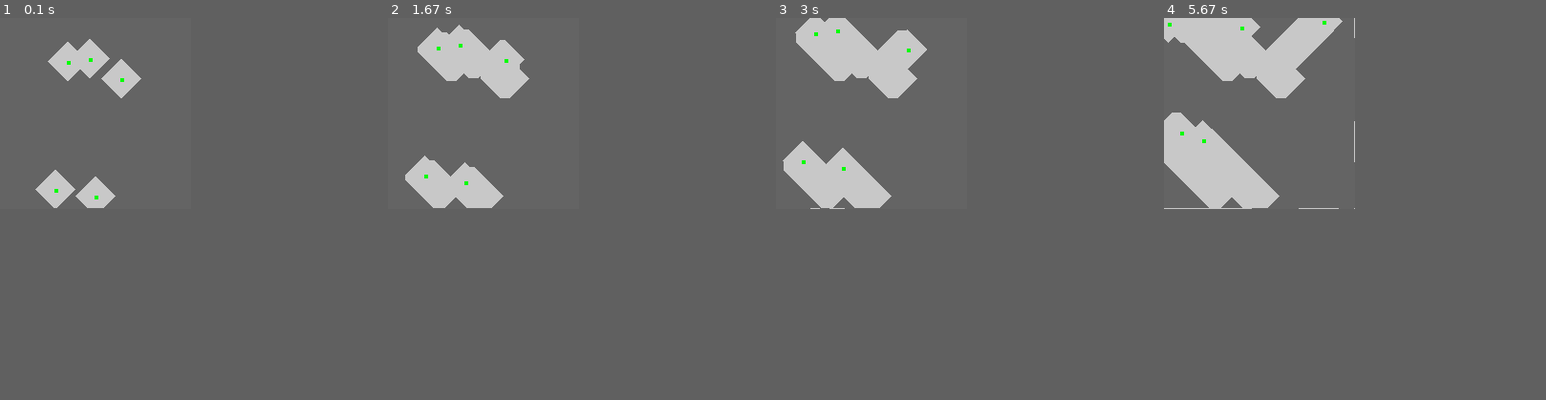
Above: before the commit, frames 1-4 (left to right).
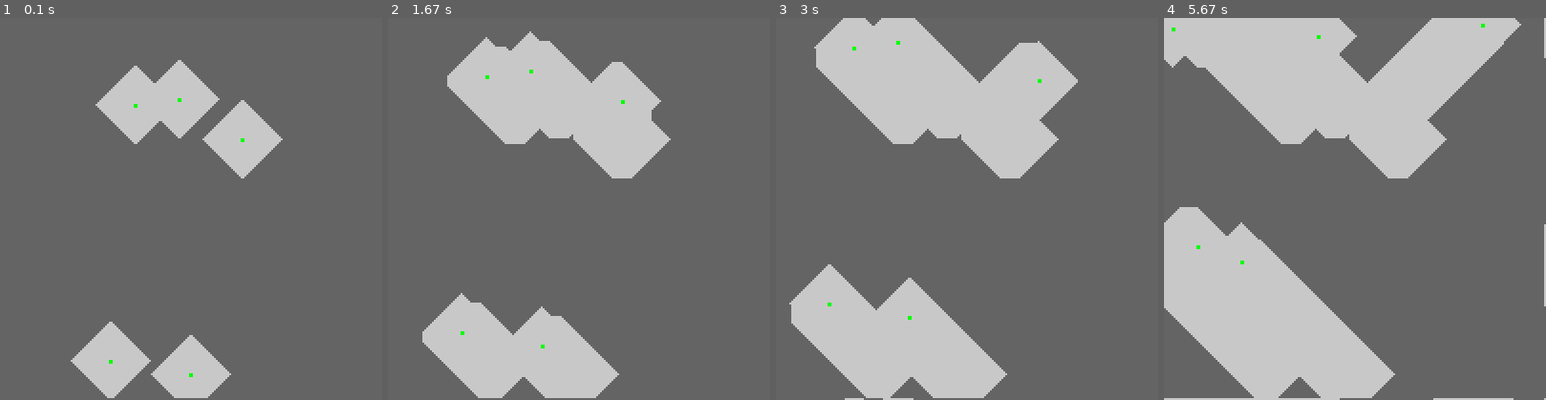
Above: after the commit, the same moments.

Repository: R1leMargoulin/RAPID
Game: pygame game, started from examples/program_examples/simulation_example.py
The game is run twice, just before and just after one commit, with the same random seed, the same clock (stepped at 60 frames per second) and the same inputs.
Inputs:
- Up to frame 1 (0.1 s): no input
- Up to frame 2 (1.67 s): no input
- Up to frame 3 (3 s): no input
- Up to frame 4 (5.67 s): tap Enter at 4.83, 5.17, 5.5 s
In our replay, the window is 200x200 before the commit and 400x400 after it. These sizes can differ from the game's own. Grey fills any space a smaller window leaves; there, only what the larger window draws over its background counts as a difference.

The runs differ from the first frame. In frame 1, 12% of the frame differs, in the area x 9-74%, y 5-100%; in frame 2, 22%; in frame 3, 28%; in frame 4, 37%, in the area x 0-100%, y 0-100%.

Commit message:
scaling factor change

Diff:
--- a/RAPID/Agents.py
+++ b/RAPID/Agents.py
@@ -1,4 +1,5 @@
 from pygame.sprite import Sprite, spritecollide, collide_circle
+from pygame.transform import scale
 from pygame.draw import *
 from pygame import Surface, SRCALPHA, Rect
 
@@ -104,7 +105,9 @@
 
     def update(self, screen):
         if self.env.render:
-            screen.blit(self.surf, self.rect)
+            scaled_rect = Rect(self.rect.x * self.env.scaling_factor, self.rect.y * self.env.scaling_factor, self.rect.width * self.env.scaling_factor, self.rect.height * self.env.scaling_factor)
+            screen.blit(scale(self.surf, scaled_rect.size), scaled_rect)
+            #screen.blit(self.surf, self.rect) BACKUP scaling
 
     def translate(self, speed_x, speed_y):
         #old positions for distance calculation
--- a/RAPID/Environment.py
+++ b/RAPID/Environment.py
@@ -15,7 +15,7 @@
 
 
 class Environment():
-    def __init__(self, render = True, width:int=100, height:int=100, background_color = (200,200,200), caption = f'simulation', env_image:Image.Image = None, full_knowledge:bool=True, limit_of_steps=None):
+    def __init__(self, render = True, width:int=100, height:int=100, background_color = (200,200,200), caption = f'simulation', env_image:Image.Image = None, full_knowledge:bool=True, limit_of_steps=None, scaling_factor:int=1):
         """
         Environment Class represents the environment in which the agents are evolving, the user should add agents with the add_agent method before runing the env with the env one.\\
         Params :
@@ -31,6 +31,7 @@
         pygame.init()
 
 
+        self.scaling_factor = scaling_factor
         self.clock = pygame.time.Clock()
         self.start_time = 0
 
@@ -57,7 +58,8 @@
         else:
             self.real_occupation_grid = np.zeros((self.width, self.height))
             if self.render:
-                self.screen = pygame.display.set_mode((self.width, self.height), pygame.RESIZABLE)
+                #self.screen = pygame.display.set_mode((self.width, self.height)) #BACKUP scaling
+                self.screen = pygame.display.set_mode((self.width * self.scaling_factor, self.height * self.scaling_factor))
             else:
                 self.screen = None
 
@@ -114,8 +116,10 @@
             a.update(self.screen)
 
         if self.render:
-            for o in self.obstacles:
-                self.screen.blit(o.image, o.rect)
+            for o in self.obstacles:  #BACKUP scaling
+            #     self.screen.blit(o.image, o.rect)
+                scaled_rect = pygame.Rect(o.rect.x * self.scaling_factor, o.rect.y * self.scaling_factor, o.rect.width * self.scaling_factor, o.rect.height * self.scaling_factor)
+                self.screen.blit(pygame.transform.scale(o.image, scaled_rect.size), scaled_rect)
 
         if(self.goal_condition()):
             print(f"Goal reached in {self.step} steps!")
@@ -135,7 +139,7 @@
         self.height = dims[0]
 
         if self.render:
-            self.screen = pygame.display.set_mode((self.width, self.height))
+            self.screen = pygame.display.set_mode((self.width * self.scaling_factor, self.height * self.scaling_factor))
         else:
             self.screen = None
         for l in range(len(np_img)) :
@@ -157,7 +161,7 @@
 
 
 class TargetPointEnvironment(Environment):
-    def __init__(self, render = True, width = 100, height = 100, background_color=(200, 200, 200), caption=f'simulation_target_point', env_image = None, limit_of_steps = None, target_point:tuple[int,int]=None, amount_of_agents_goal=1):
+    def __init__(self, render = True, width = 100, height = 100, background_color=(200, 200, 200), caption=f'simulation_target_point', env_image = None, limit_of_steps = None, scaling_factor:int=1, target_point:tuple[int,int]=None, amount_of_agents_goal=1):
         """"
         Environment Class represents the environment in which the agents are evolving, the user should add agents with the add_agent method before runing the env with the env one.\\
         In this Environment, the Agents has to reach a target point in order to complete the mission.
@@ -171,7 +175,7 @@
         - amount_of_agents:int (default : 1) : amount of agents that needs to reach the point in order to complete the mission.
         """
 
-        super().__init__(render, width, height, background_color, caption, env_image, limit_of_steps=limit_of_steps)
+        super().__init__(render, width, height, background_color, caption, env_image, limit_of_steps=limit_of_steps, scaling_factor=scaling_factor)
         self.interest_points.update({"target_points":[]})
         if target_point :
             self.init_target_point(x=target_point[0], y=target_point[1])
@@ -183,7 +187,10 @@
     def update(self):
 
         super().update()
-        self.screen.blit(self.target_point.image, self.target_point.rect)
+        if self.render:
+            scaled_rect = pygame.Rect(self.target_point.rect.x * self.scaling_factor, self.target_point.rect.y * self.scaling_factor, self.target_point.rect.width * self.scaling_factor, self.target_point.rect.height * self.scaling_factor)
+            self.screen.blit(pygame.transform.scale(self.target_point.image, scaled_rect.size), scaled_rect)
+            #self.screen.blit(self.target_point.image, self.target_point.rect)BACKUP scaling
 
     def init_target_point(self, x, y):
 
@@ -208,7 +215,7 @@
             return False
 
 class ExplorationEnvironment(Environment):
-    def __init__(self, render = True, width = 100, height = 100, background_color=(200, 200, 200), caption=f'simulation', env_image = None, full_knowledge = False, limit_of_steps=None):
+    def __init__(self, render = True, width = 100, height = 100, background_color=(200, 200, 200), caption=f'simulation', env_image = None, full_knowledge = False, limit_of_steps=None, scaling_factor:int=1):
         """
         ExplorationEnvironment Class represents the environment in which the agents are evolving, the user should add agents with the add_agent method before runing the env with the env one.\\
         in this class, there is an exploration map matrix, full of zeros at the beginning of the simulation the goal for agents is to explore all the environment, simulation ends when the matrix is 99% of 1(representing explored cells)\\
@@ -223,7 +230,7 @@
         - full_knowledge:bool (default True) = If True, the full environment map will be given to the robot in it's belief space at it's init.
         - limit_of_steps:int = steps limitation representing a time limit to explore the environment if needed.
         """
-        super().__init__(render, width, height, background_color, caption, env_image, full_knowledge, limit_of_steps)
+        super().__init__(render, width, height, background_color, caption, env_image, full_knowledge, limit_of_steps, scaling_factor)
         #TODO : initier et placer la fog en interest point
         exp_map = np.zeros((self.width, self.height))
         self.interest_points.update({"exploration_map":exp_map})
@@ -259,7 +266,10 @@
     def draw_fog(self):
         unexplored_poses = np.where(self.interest_points["exploration_map"] == 0)
         for i in range(len(unexplored_poses[0])):
-            self.screen.blit(self.fog_texture, pygame.Rect(unexplored_poses[0][i], unexplored_poses[1][i], 1, 1))
+            # self.screen.blit(self.fog_texture, pygame.Rect(unexplored_poses[0][i], unexplored_poses[1][i], 1, 1)) #BACKUP scaling
+            scaled_rect = pygame.Rect(unexplored_poses[0][i] * self.scaling_factor, unexplored_poses[1][i] * self.scaling_factor, self.scaling_factor, self.scaling_factor)
+            self.screen.blit(pygame.transform.scale(self.fog_texture, scaled_rect.size), scaled_rect)
+
         pass
 
 
--- a/examples/program_examples/manual_experiment_example.py
+++ b/examples/program_examples/manual_experiment_example.py
@@ -58,7 +58,8 @@
                                     caption= EXPERIMENT_NAME,
                                     background_color= BACKGROUND_COLOR,
                                     env_image=img,
-                                    limit_of_steps=STEP_LIMITATION
+                                    limit_of_steps=STEP_LIMITATION,
+                                    scaling_factor=1
                                     ) #example of exploration environment with rendering (there is rendering by default)
 
         #---------------------------------
--- a/examples/program_examples/simulation_example.py
+++ b/examples/program_examples/simulation_example.py
@@ -26,7 +26,7 @@
 
     #env = TargetPointEnvironment(background_color= BACKGROUND_COLOR, env_image=img, amount_of_agents_goal=2)
     #env = ExplorationEnvironment(render= True, background_color= BACKGROUND_COLOR, env_image=img, full_knowledge=False)
-    env = ExplorationEnvironment(width=SCREEN_WIDTH, height=SCREEN_HEIGHT, background_color= BACKGROUND_COLOR, full_knowledge=False)
+    env = ExplorationEnvironment(width=SCREEN_WIDTH, height=SCREEN_HEIGHT, background_color= BACKGROUND_COLOR, full_knowledge=False, scaling_factor=2)
 
 
     for i in range(NB_GROUND_AGENTS):
Not shown, changed: README.md
